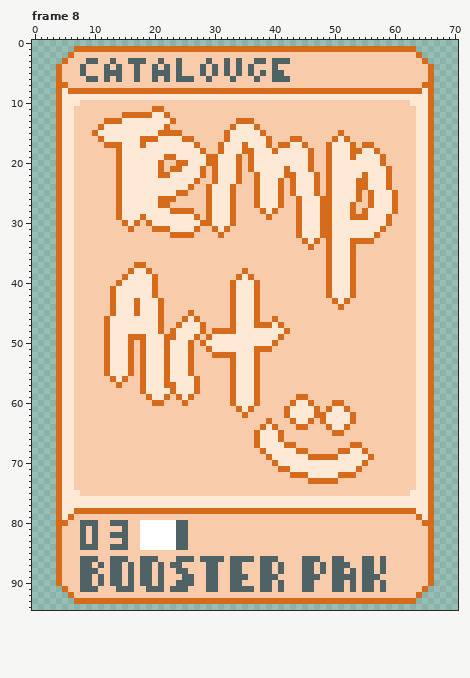
Edited in one commit: pixel-art file (art/DuckItems.aseprite). This is how it looked before the edit.
71x95 pixels, 19 frames. Shown: frame 8. The commit also changed other frames, which this record leaves out.
And afterwards:
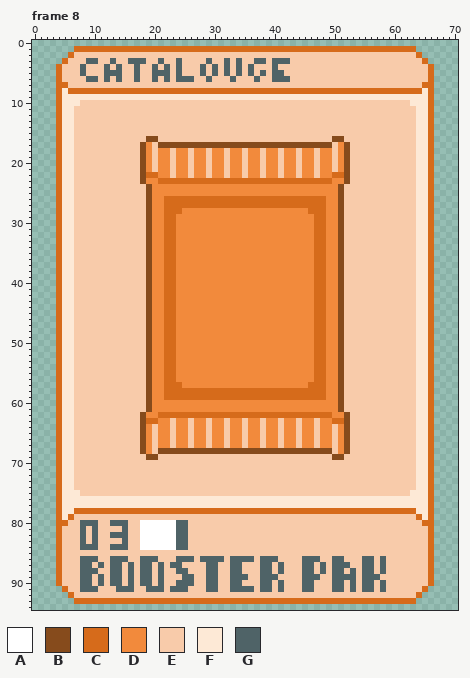
Palette (. is transparent): A #ffffff  B #864b1c  C #d66b1b  D #f28a3c  E #f8cbaa  F #fde9d6  G #4f6367
From old to new:
Changed rows in their new state; - is an unchanged pixel.
Frame 8, layer "Art":
first column x 10:
11 ----------EE---------------------------------------
12 -----EEEEEEEE--------------------------------------
13 --EEEEEEEEEEEE----------EEE------------------------
14 -EEEEEEEEEEEE----------EEEEE-----------------------
15 EEEEEEEEEEEEEEE-------EEEEEEE------------E---------
16 -EEEEEEEEBBEEEEEE-----EEEEEEEE---EE-----BBE--------
17 --EEEEEEBDEBBBBBBBBBBBBBBBBBBBBBBBBBBBBBEDBE-EE----
18 ----EEEEBDEDDEDDEDD-DDEDDEDDEDDEDDEDD-DDEDBEEEEE---
19 ----EEEEBDEDDEDDEDDEDDEDD-DDEDDEDDEDD-DDEDBEEEEEE--
20 ----EEEEBDEDD-DDEDDEDDEDD-DDEDDEDDEDD-DDEDBEEEEEE--
21 ----EEEEBDEDDEDDEDD-DDEDD-DDEDDEDDEDD-DDEDBEEEEEEE-
22 ----EEEEBCCDDEDDEDD-DDEDD-DDEDDEDDEDDEDDCCBEEEEEEE-
23 ----EEEEBDDCCCCCC-CC-CCC-CC-CCC-C-CCC-C-DDBEEEEEEE-
24 ----EEEEEBDDDDDDDDDDDDDDDDDDDDDDDDDDDDDDDBEEEEEEEE-
25 ----EEEEEBDDDDDDDDDDDDDDDDDDDDDDDDDDDDDDDBEEE-EEEEE
26 ----EEEEEBDD--CCCCC-CCC-CCC-CCC-CC-CCC-DDBEEE-EEEEE
27 ----EEEEEBDD-CCCCCC-CCC-CCC-CCC-CC-CCC-DDBEE--EEEEE
28 ----EEEEEBDDC--DDDDDDDDDDDDDDDDDDDDDCC-DDBEE-EEEEEE
29 ----EEEEEBDDCCDDDDDDDDDDDDDDDDDDDDDDDC-DDBEEEEEEEE-
30 -----EEE-BDDCCDDDDDDDDDDDDDDDDDDDDDDDC-DDBEEEEEEEE-
31 ------E--BDD-CDDDDDDDDDDDDDDDDDDDDDDDC-DDBEEEEEEE--
32 ---------BDDC-DDDDDDDDDDDDDDDDDDDDDDDC-DDBEEEEEE---
33 ---------BDDCCDDDDDDDDDDDDDDDDDDDDDDD-CDDBEEEEE----
34 ---------BDDCCDDDDDDDDDDDDDDDDDDDDDDDCCDDBEE-------
35 ---------BDDCCDDDDDDDDDDDDDDDDDDDDDDDCCDDBEE-------
36 ---------BDDCCDDDDDDDDDDDDDDDDDDDDDDDCCDDBEE-------
37 -------EEBDDCCDDDDDDDDDDDDDDDDDDDDDDDCCDDBEE-------
38 ------EEEBDDCCDDDDDDDDDDDDDDDDDDDDDDDCCDDBEE-------
39 -----EEEEBDDCCDDDDDDDDDDDDDDDDDDDDDDDCCDDBEE-------
40 ----EEEEEBDDCCDDDDDDDDDDDDDDDDDDDDDDDCCDDBEE-------
41 ---EEEEEEBDDCCDDDDDDDDDDDDDDDDDDDDDDDCCDDBEE-------
42 ---EEEEEEBDDCCDDDDDDDDDDDDDDDDDDDDDDDCCDDBEE-------
43 ---EEEEEEBDDCCDDDDDDDDDDDDDDDDDDDDDDDCCDDBE--------
44 ---EEEEEEBDDCCDDDDDDDDDDDDDDDDDDDDDDDCCDDB---------
45 ---EEEEEEBDDCCDDDDDDDDDDDDDDDDDDDDDDDCCDDB---------
46 --EEEEEEEBDDCCDDDDDDDDDDDDDDDDDDDDDDDCCDDB---------
47 --EEEEEEEBDDCCDDDDDDDDDDDDDDDDDDDDDDDCCDDB---------
48 --EEEEEEEBDDC-DDDDDDDDDDDDDDDDDDDDDDDCCDDB---------
49 --EEEEEEEBDD--DDDDDDDDDDDDDDDDDDDDDDDCCDDB---------
50 --EEEEE-EBDD-CDDDDDDDDDDDDDDDDDDDDDDDCCDDB---------
51 --EEEEE-EBDD-CDDDDDDDDDDDDDDDDDDDDDDDCCDDB---------
52 --EEEEE-EBDD-CDDDDDDDDDDDDDDDDDDDDDDDCCDDB---------
53 --EEEEE-EBDD-CDDDDDDDDDDDDDDDDDDDDDDDCCDDB---------
54 --EEEEE-EBDD-CDDDDDDDDDDDDDDDDDDDDDDDCCDDB---------
55 --EEEEE-EBDD-CDDDDDDDDDDDDDDDDDDDDDDDCCDDB---------
56 ---EEE--EBDD-CDDDDDDDDDDDDDDDDDDDDDDDCCDDB---------
57 ----E---EBDD--CDDDDDDDDDDDDDDDDDDDDDCCCDDB---------
58 --------EBDDC-CCC-CCCCC-CCC-CCCCCCCCCCCDDB---------
59 ---------BDD-C-C-CCCCCC-CCC-CCCCCC--CCCDDB---------
60 ---------BDDDDDDDDDDDDDDDDDDDDDDDDDDDDDDDB---------
61 ---------BDDDDDDDDDDDDDDDDDDDDDDDDDDDDDDDBE--------
62 --------BDDCCCCCCCCCCCCCC-CCCCCC-CCCC--CDDBE-------
63 --------BCCDD-DD-DD-DD-DD-DD-DD-DDEDD-DDCCBE-------
64 --------BD-DD-DD-DD-DD-DD-DDEDD-DDEDD-DDEDB--------
65 --------BD-DD-DD-DD-DD-DD-DDEDDEDD-DD-DDEDB--------
66 --------BD-DD-DD-DD-DD-DD-DDEDDEDD-DD-DD-DB--------
67 --------BD-DD-DD-DD-DD-DD-DDEDDEDD-DD-DD-DBEE------
68 --------BD-BBBBBBBBBBBBBBBBBBBBBBBBBBBBB-DBEEE-----
69 ---------BB------------------EEEEEEEEEEEBBEEEEE----
70 ------------------------------EEEEEEEEEEEEEEEE-----
71 -------------------------------EEEEEEEEEEEEEE------
72 ---------------------------------EEEEEEEEEEE-------
73 ------------------------------------EEEEE----------
Where, in picture pixels (left, top, right, bottom), the same in both pictures:
changed: (92, 106, 398, 484)
